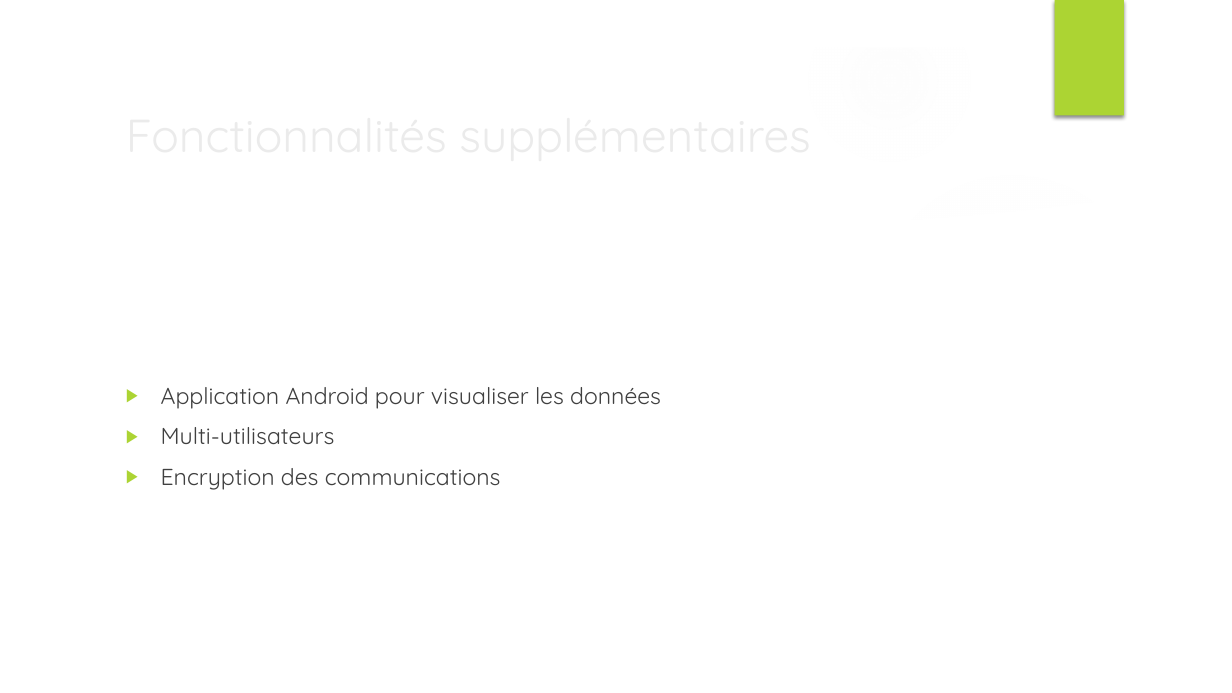
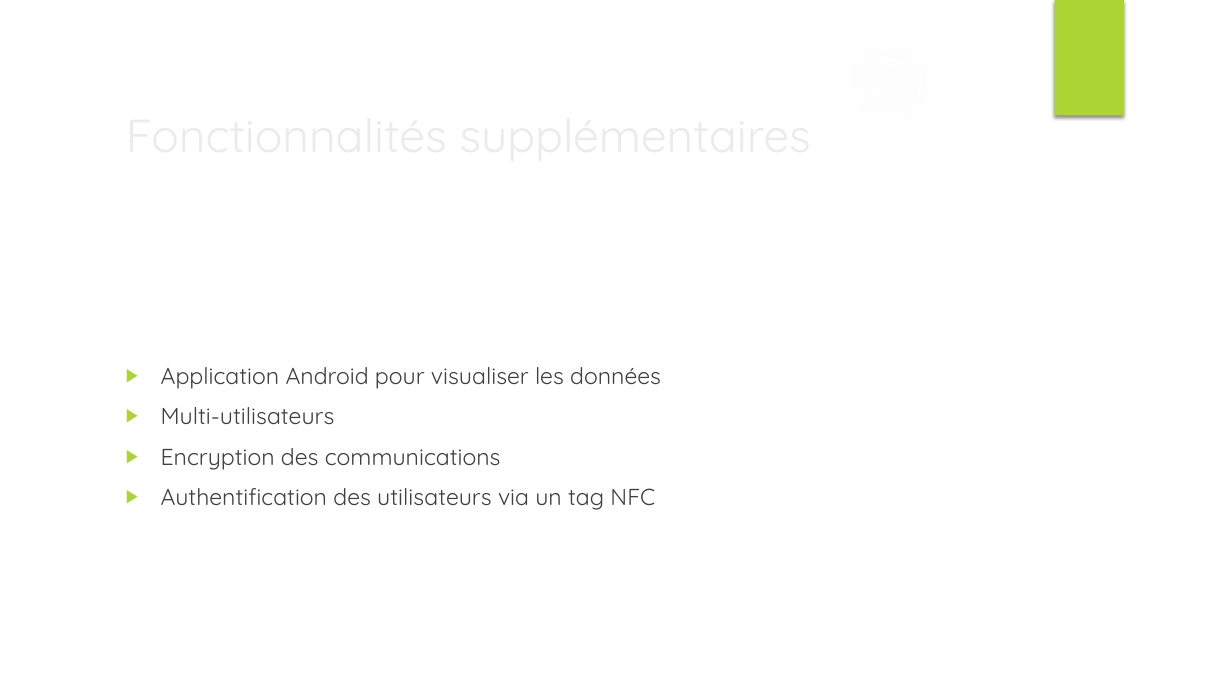
Before and after one commit to maximelovino/runningWasp, a slide deck: slide 5 of doc/runningWasp.pptx. Drawn at 1232x693 pixels with LibreOffice and Linux fonts; fonts in the diff are those of the drawing; background and template pictures are left out. Boxes give left, top, right and bottom in pixels: in the first picture for what was removed or moved away, otherwise in the second. Text is boxed around its words. In the diff, an @@ line names an element or a change of style, - is before the commit and + after.

Commit message:
last update to ppt

```diff
--- a/doc/runningWasp.pptx
+++ b/doc/runningWasp.pptx
@@ text at (x1=161, y1=488, x2=655, y2=510): paragraph added @@
+▶ Authentification des utilisateurs via un tag NFC
```
Also in this commit, not shown: 1 other slide changed.
